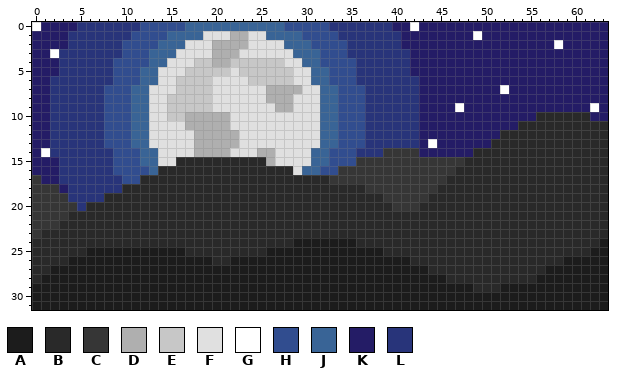
Two versions of one pixel-art sprite, src/data/images/3.png. Above is the file before it was changed.
The file is 704x352 pixels, drawn in blocks of 11x11; one block is one cell here. Colours within 5 levels of each other are drawn and written as one.
Palette (. is transparent): A #1c1c1c  B #292929  C #363636  D #afafaf  E #c7c7c7  F #e0e0e0  G #ffffff  H #314d8f  J #396496  K #241c66  L #28347a
Pixels before, first column x 0:
 0 GKKKKLLLLLLLHHHHHJJJJJJJJJJJHHHHHLLLLLLLKKGKKKKKKKKKKKKKKKKKKKKK
 1 KKKKLLLLLLLHHHHJJJJFFFDDFFJJJJHHHHLLLLLLLKKKKKKKKGKKKKKKKKKKKKKK
 2 KKKKLLLLLLHHHHJJJFFFDDDDFFFFJJJHHHHLLLLLLKKKKKKKKKKKKKKKKKGKKKKK
 3 KKGLLLLLLLHHHJJJFFFFDDDFFFFFFJJJHHHLLLLLLLKKKKKKKKKKKKKKKKKKKKKK
 4 KKKLLLLLLHHHHJJFFFEEDDEEEEEEFFJJHHHHLLLLLLKKKKKKKKKKKKKKKKKKKKKK
 5 KKKLLLLLLHHHJJFFFEEEEEFEEEEEEFFJJHHHLLLLLLKKKKKKKKKKKKKKKKKKKKKK
 6 KKLLLLLLLHHHJJFFEEEEFFFFEEEEEFFJJHHHLLLLLLLKKKKKKKKKKKKKKKKKKKKK
 7 KKLLLLLLHHHJJFFFEEEEFFFFFFDDDDFFJJHHHLLLLLLKKKKKKKKKGKKKKKKKKKKK
 8 KKLLLLLLHHHJJFFEEEEEFFFFFFDDDFFFJJHHHLLLLLLKKKKKKKKKKKKKKKKKKKKK
 9 KKLLLLLLHHHJJFFEEEEEFFFFFFFDDFFFJJHHHLLLLLLKKKKGKKKKKKKKKKKKKKGK
10 KKLLLLLLHHHJJFFEEDDDDDFFFFFFFFFFJJHHHLLLLLLKKKKKKKKKKKKKBBBBBBKK
11 KKLLLLLLHHHJJFFFFDDDDDFFFFFFFFFFJJHHHLLLLLLKKKKKKKKKKKBBBBBBBBBB
12 KKLLLLLLHHHJJFFFFFDDDDDFFFFFFFFFJJHHHLLLLLLKKKKKKKKKBBBBBBBBBBBB
13 KKLLLLLLHHHJJFFFFFDDDDDFFFFFFFFFJJHHHLLLLLLKGKKKKKKBBBBBBBBBBBBB
14 KGLLLLLLLHHHJJFFFFDDDDFFFDDFFFFJJHHHLLLCCCCKKKKKKBBBBBBBBBBBBBBB
15 KKKLLLLLLHHHJJFFBBBBBBBBBBDFFFFJJHHHCCCCCCCCCCCCBBBBBBBBBBBBBBBB
16 KKKLLLLLLHHHHJBBBBBBBBBBBBBBBFJJHHCCCCCCCCCCCCCBBBBBBBBBBBBBBBBB
17 CKKLLLLLLLHHBBBBBBBBBBBBBBBBBBBBBCCCCCCCCCCCCCBBBBBBBBBBBBBBBBBB
18 CCCKLLLLLLBBBBBBBBBBBBBBBBBBBBBBBBBBBCCCCCCCCBBBBBBBBBBBBBBBBBBB
19 CCCCLLLLBBBBBBBBBBBBBBBBBBBBBBBBBBBBBBBCCCCCBBBBBBBBBBBBBBBBBBBB
20 CCCCCLBBBBBBBBBBBBBBBBBBBBBBBBBBBBBBBBBBCCCBBBBBBBBBBBBBBBBBBBBB
21 CCCCBBBBBBBBBBBBBBBBBBBBBBBBBBBBBBBBBBBBBBBBBBBBBBBBBBBBBBBBBBBB
22 CCCBBBBBBBBBBBBBBBBBBBBBBBBBBBBBBBBBBBBBBBBBBBBBBBBBBBBBBBBBBBBB
23 CBBBBBBBBBBBBBBBBBBBBBBBBBBBBBBBBBBBBBBBBBBBBBBBBBBBBBBBBBBBBBBB
24 BBBBBBBBBBBBBBBBBBBBBBBBBBBBBAAAAAAABBBBBBBBBBBBBBBBBBBBBBBBBBBA
25 BBBBBBAAAAAAAAAAABBBBBBBBBAAAAAAAAAAAAABBBBBBBBBBBBBBBBBBBBBBBAA
26 BBBBAAAAAAAAAAAAAAAABBAAAAAAAAAAAAAAAAAAAABBBBBBBBBBBBBBBBBAAAAA
27 BBAAAAAAAAAAAAAAAAAAAAAAAAAAAAAAAAAAAAAAAAAABBBBBBBBBBBBBAAAAAAA
28 BAAAAAAAAAAAAAAAAAAAAAAAAAAAAAAAAAAAAAAAAAAAAABBBBBBBBBBAAAAAAAA
29 AAAAAAAAAAAAAAAAAAAAAAAAAAAAAAAAAAAAAAAAAAAAAAAAABBBAAAAAAAAAAAA
30 AAAAAAAAAAAAAAAAAAAAAAAAAAAAAAAAAAAAAAAAAAAAAAAAAAAAAAAAAAAAAAAA
31 AAAAAAAAAAAAAAAAAAAAAAAAAAAAAAAAAAAAAAAAAAAAAAAAAAAAAAAAAAAAAAAA
New version:
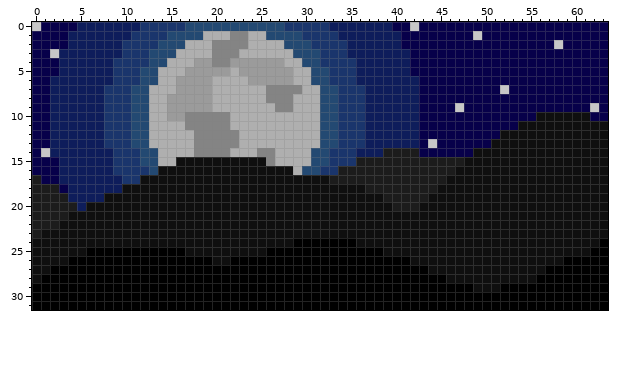
From old to new:
colour A: #1c1c1c -> #000000
colour B: #292929 -> #0f0f0f
colour C: #363636 -> #1c1c1c
colour D: #afafaf -> #848484
colour E: #c7c7c7 -> #9b9b9b
colour F: #e0e0e0 -> #afafaf
colour G: #ffffff -> #c7c7c7
colour H: #314d8f -> #1a356c
colour J: #396496 -> #234972
colour K: #241c66 -> #07004a
colour L: #28347a -> #0e1d5b
Where, in picture pixels (left, top, right, bottom), the same in both pictures:
changed: (32, 22, 608, 310)
